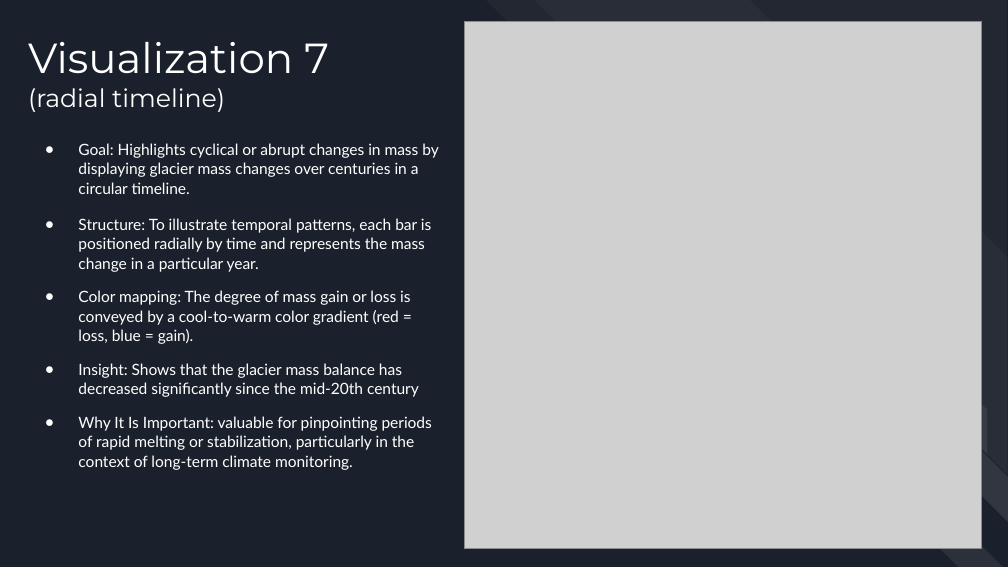
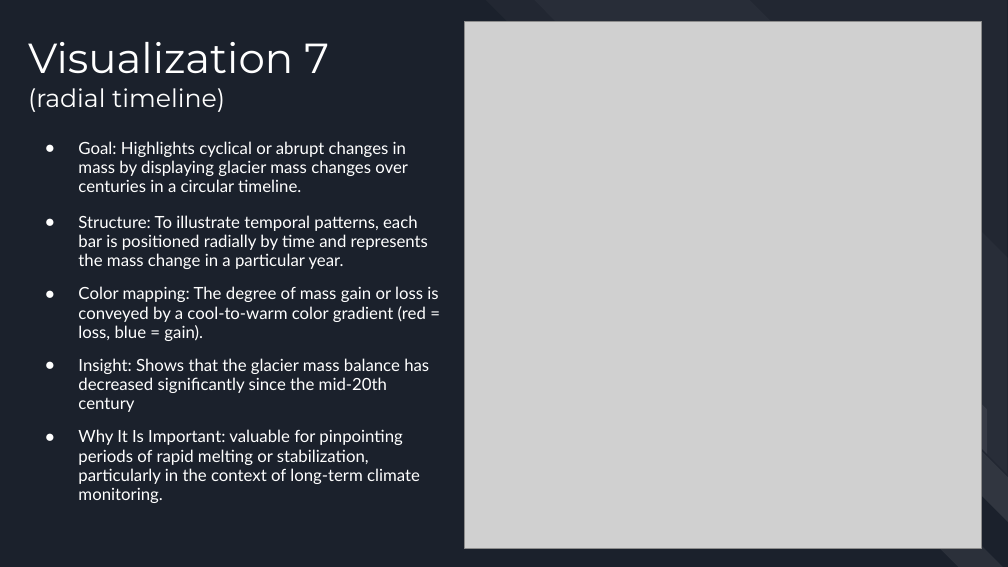
Before and after one commit to VodkaNoodles/CS445-GROUP8, a slide deck: slide 9 of CS445 SLIDES.pptx. Drawn at 1008x567 pixels with LibreOffice and Linux fonts; fonts in the diff are those of the drawing; grey boxes stand for pictures. Boxes give left, top, right and bottom in pixels: in the first picture for what was removed or moved away, otherwise in the second. Text is boxed around its words. In the diff, an @@ line names an element or a change of style, - is before the commit and + after.

```diff
--- a/CS445 SLIDES.pptx
+++ b/CS445 SLIDES.pptx
@@ text "Goal: Highlights cyclical or abrupt ..." at [78, 141, 438, 503]: size 11.1 to 12 pt; line spacing 1.05 to 0.95 @@
```
Also in this commit, not shown: 4 other slides changed, 4 slides added, 4 slides removed, 3 other files.
